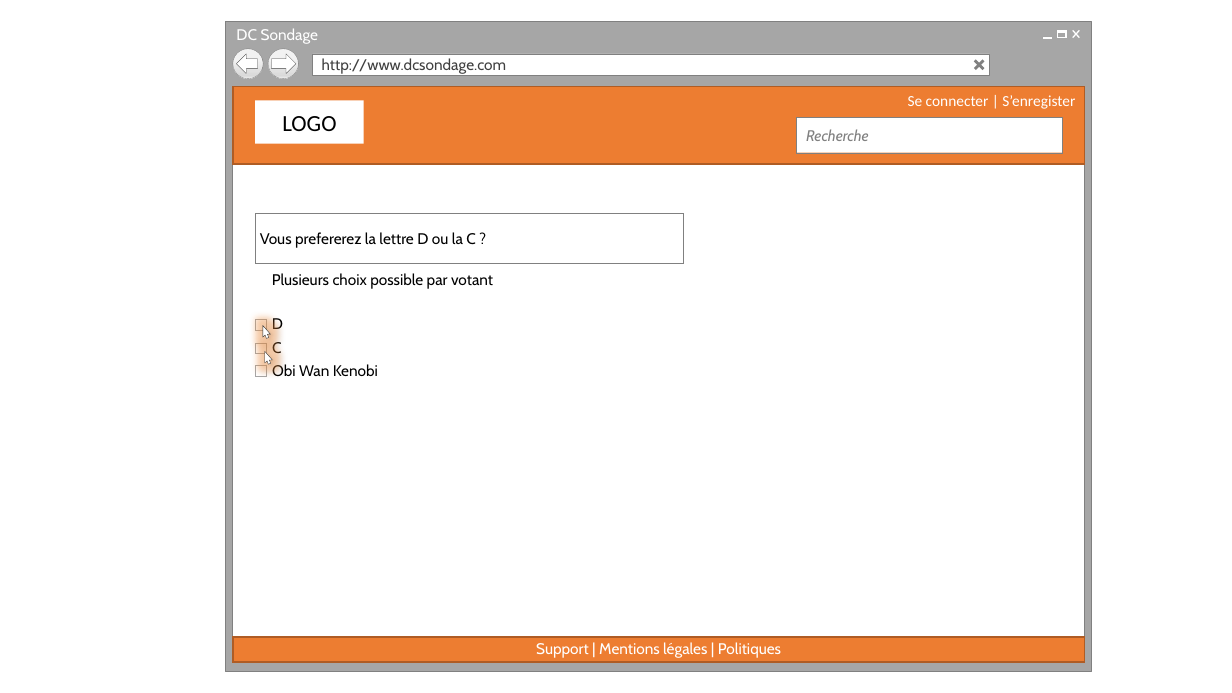
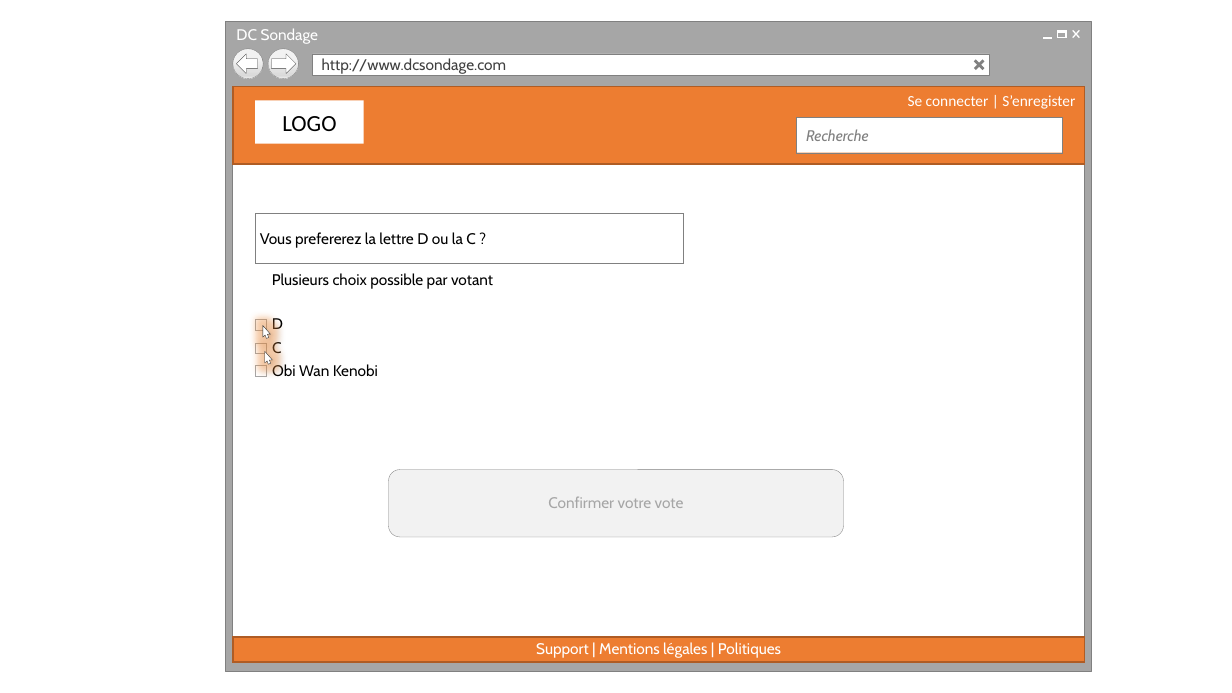
Before and after one commit to cedricbannelier/Projet1, a slide deck: slide 24 of maquetteWeb/maquetteProposition.pptx (slide 21 before the commit). Drawn at 1232x693 pixels with LibreOffice and Linux fonts; fonts in the diff are those of the drawing; background and template pictures are left out. Boxes give left, top, right and bottom in pixels: in the first picture for what was removed or moved away, otherwise in the second. Text is boxed around its words. In the diff, an @@ line names an element or a change of style, - is before the commit and + after.

```diff
--- a/maquetteWeb/maquetteProposition.pptx
+++ b/maquetteWeb/maquetteProposition.pptx
@@ rounded rectangle added at <box>389,470,844,537</box>, fill #F2F2F2, outline #808080 0.25 pt, 12 pt, text #A6A6A6 @@
+Confirmer votre vote
```
Also in this commit, not shown: 2 other slides changed, 3 slides added.
